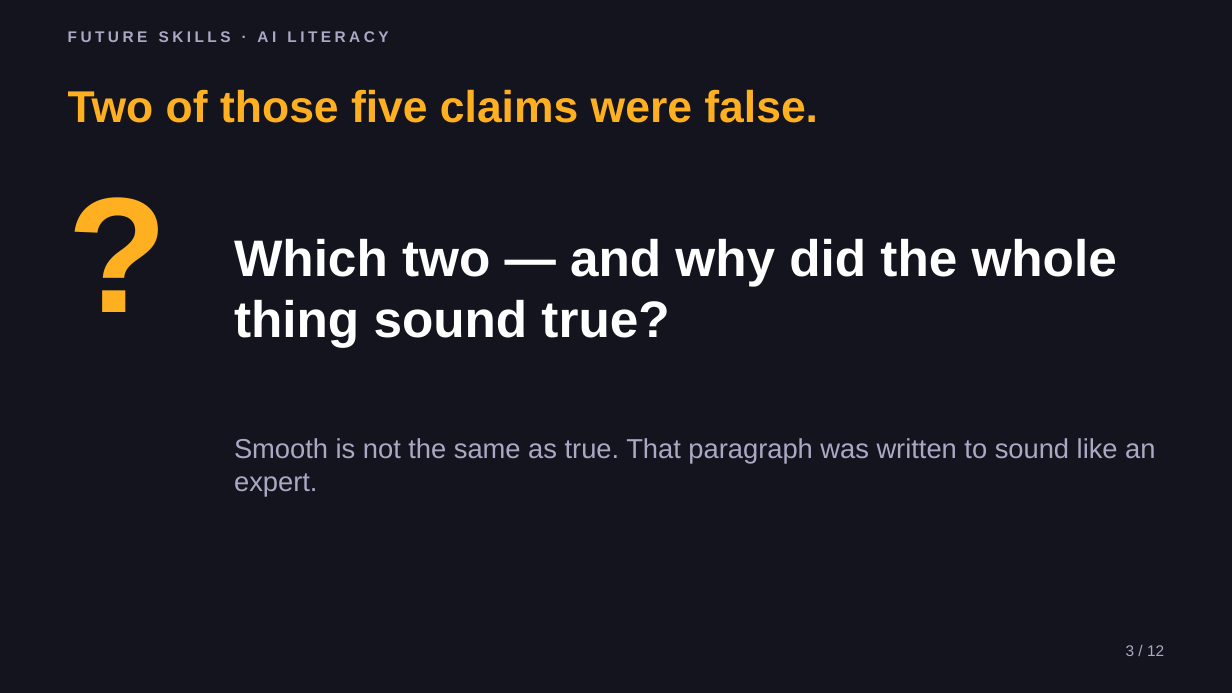
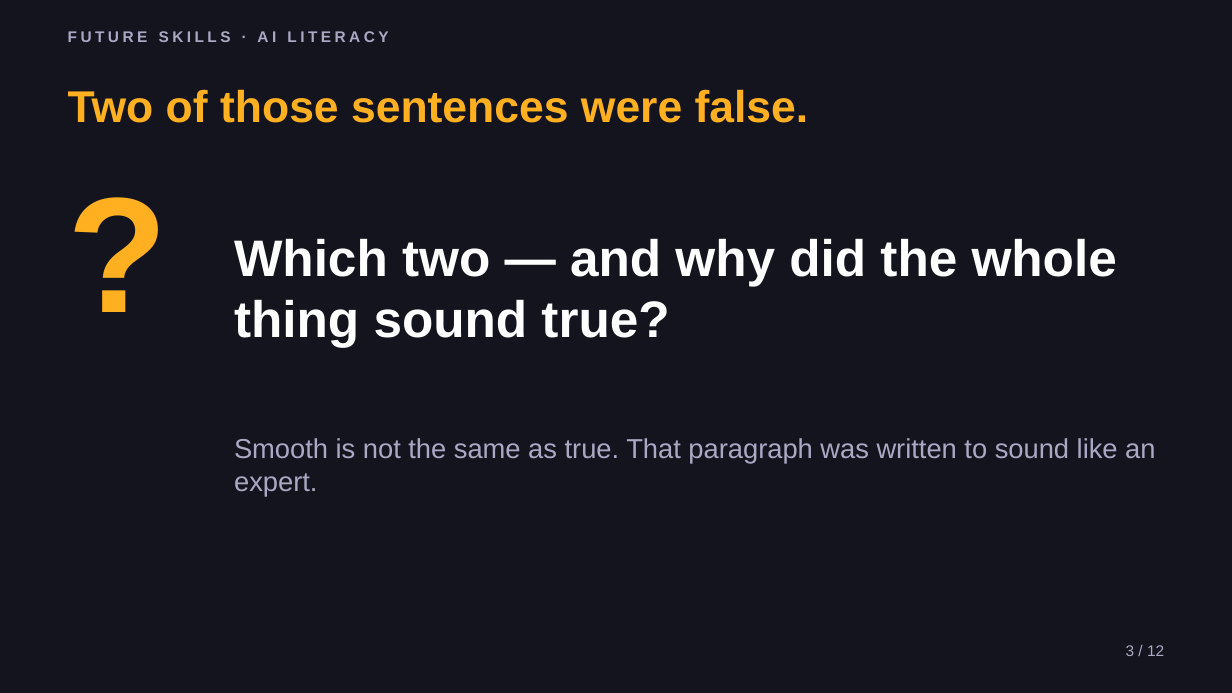
Before and after one commit to phiunit/tptphi, a slide deck: slide 3 of products/ai-fact-check-lab/dist/Hallucination Hunters - Slides.pptx. Drawn at 1232x693 pixels with LibreOffice and Linux fonts; fonts in the diff are those of the drawing. Boxes give left, top, right and bottom in pixels: in the first picture for what was removed or moved away, otherwise in the second. Text is boxed around its words. In the diff, an @@ line names an element or a change of style, - is before the commit and + after.

```diff
--- a/products/ai-fact-check-lab/dist/Hallucination Hunters - Slides.pptx
+++ b/products/ai-fact-check-lab/dist/Hallucination Hunters - Slides.pptx
@@ text at box(68, 89, 809, 123): text changed @@
-Two of those five claims were false.
+Two of those sentences were false.
```
Also in this commit, not shown: 6 other slides changed, 30 other files.
